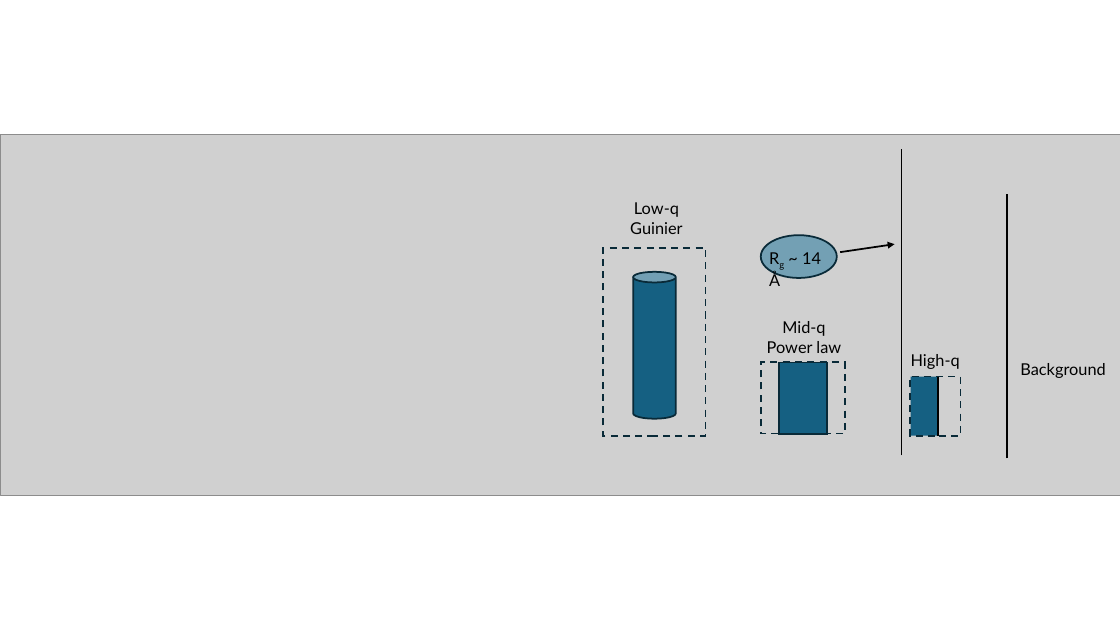
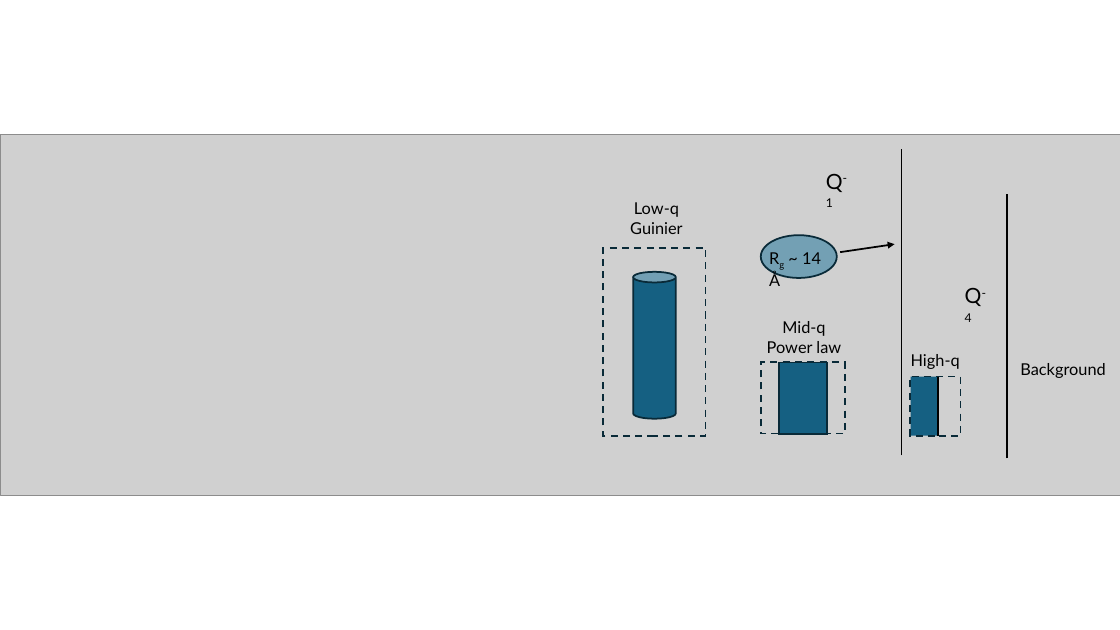
Before and after one commit to andreashlarsen/SAStutorials, a slide deck: slide 1 of Hierarchical/part1/sasview figure.pptx. Drawn at 1120x630 pixels with LibreOffice and Linux fonts; fonts in the diff are those of the drawing; grey boxes stand for pictures. Boxes give left, top, right and bottom in pixels: in the first picture for what was removed or moved away, otherwise in the second. Text is boxed around its words. In the diff, an @@ line names an element or a change of style, - is before the commit and + after.

```diff
--- a/Hierarchical/part1/sasview figure.pptx
+++ b/Hierarchical/part1/sasview figure.pptx
@@ text added at (x1=826, y1=174, x2=843, y2=207), 18 pt, text #000000 @@
+Q-1
@@ text added at (x1=965, y1=288, x2=982, y2=322), 18 pt, text #000000 @@
+Q-4
```
Also in this commit, not shown: 5 other files.
